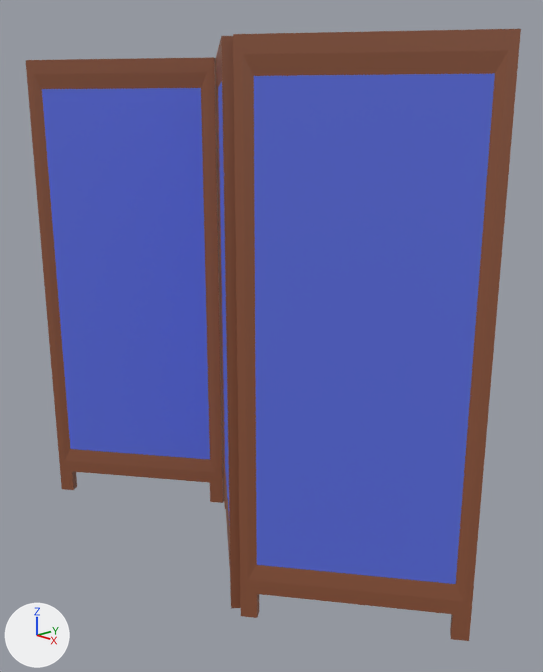
The Blender file maps/New styles/Dimensional/Andrea/screen UV.blend: old version first, new version second.
Rendered twice from a 50 mm camera at (4.53, -3.79, 3.64) aimed at (0.26, 0.24, 1.96). Lighting does not change. The marker at lower left points along +X, +Y and +Z.
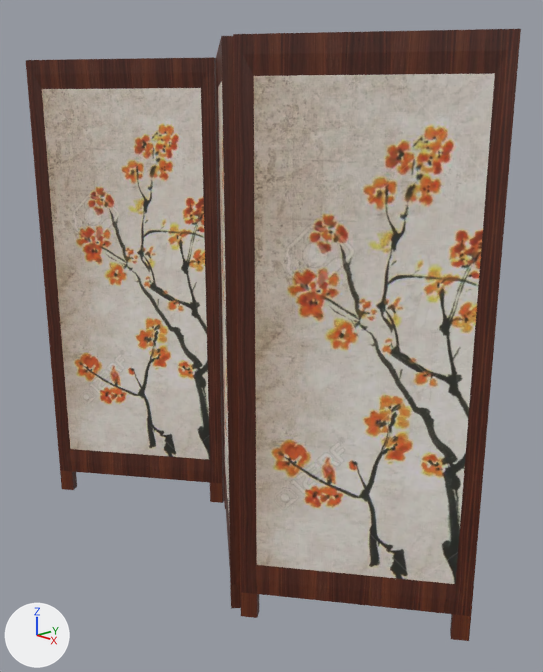
Where the newer file only moved an object's origin or applied its transform, the numbers keep the older frame.

Location of each change, (x1, y1, x2, y2) in pixels of the pictures (543 x 672 px):
'Cube.006', surface changed
    both: (26, 29, 521, 641)

Patch to the scene script:
```diff
--- a/maps/New styles/Dimensional/Andrea/screen UV.blend.py
+++ b/maps/New styles/Dimensional/Andrea/screen UV.blend.py
@@ img_screen_texture_png @@
+img_screen_texture_png = load_image('screen Texture.png', 'screen Texture.png', 1024, 1024, 'sRGB')
@@ mat_dark_wood @@
 mat_dark_wood = principled_material('Dark Wood')
-mat_dark_wood.base_color = (0.275, 0.0931, 0.0437)  # brown #8f563b
+mat_dark_wood.texture = img_screen_texture_png
@@ mat_material_004 @@
 mat_material_004 = principled_material('Material.004')
-mat_material_004.base_color = (0.105, 0.156, 0.753)  # blue #5b6ee1
+mat_material_004.texture = img_screen_texture_png
 mat_material_004.roughness = 0.7
@@ me_cube_041 @@
 me_cube_041.from_pydata(...)  # 156 vertices, 132 faces; spans x -2.3..2.3, y -20.3..20.3, z -1.3..1.3
 # used by ob_cube_006; location = (0.0, 0.0, 2.07); rotation_euler = (0.0, 0.0, 0.645), in degrees (0, 0, 37); scale = (0.851, 0.0443, 1.66)
+# me_cube_041 part 1: texture (UV) coordinates of 132 of 132 faces, centred in x -2.3..2.3, y -20.3..20.3, z -1.3..1.3, changed; they spanned u 0.12..0.88, v 0.0..1.0 and now span u 0.03..0.98, v 0.05..0.97
 me_cube_041.materials.append(mat_dark_wood)
```
